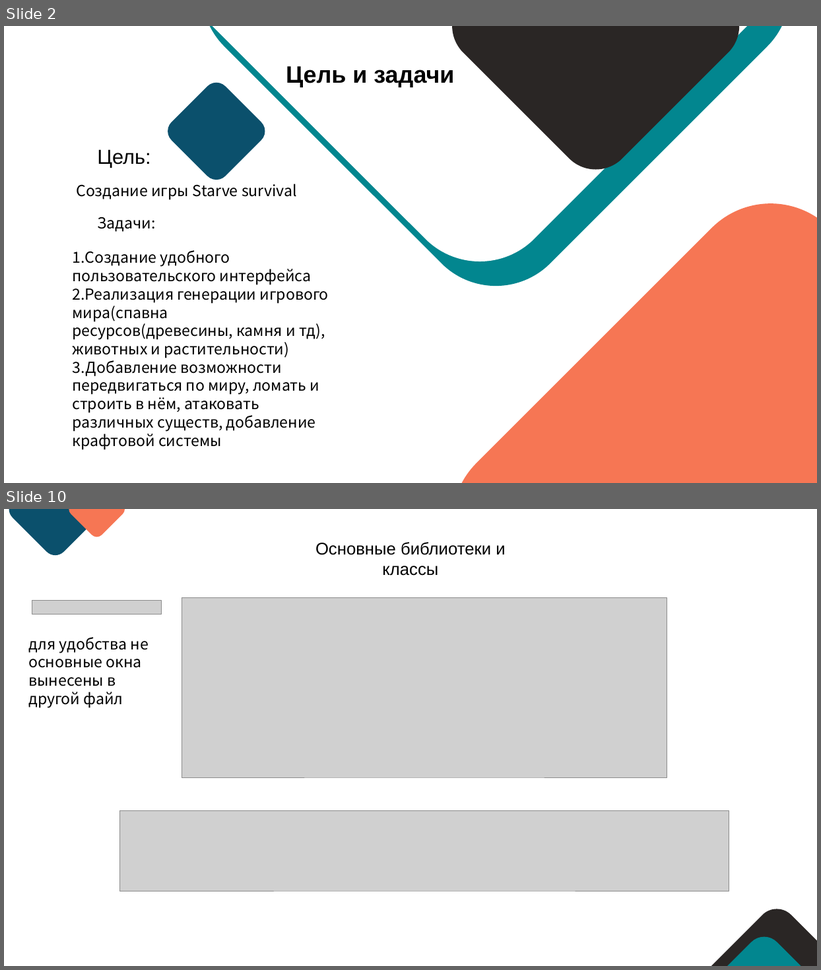
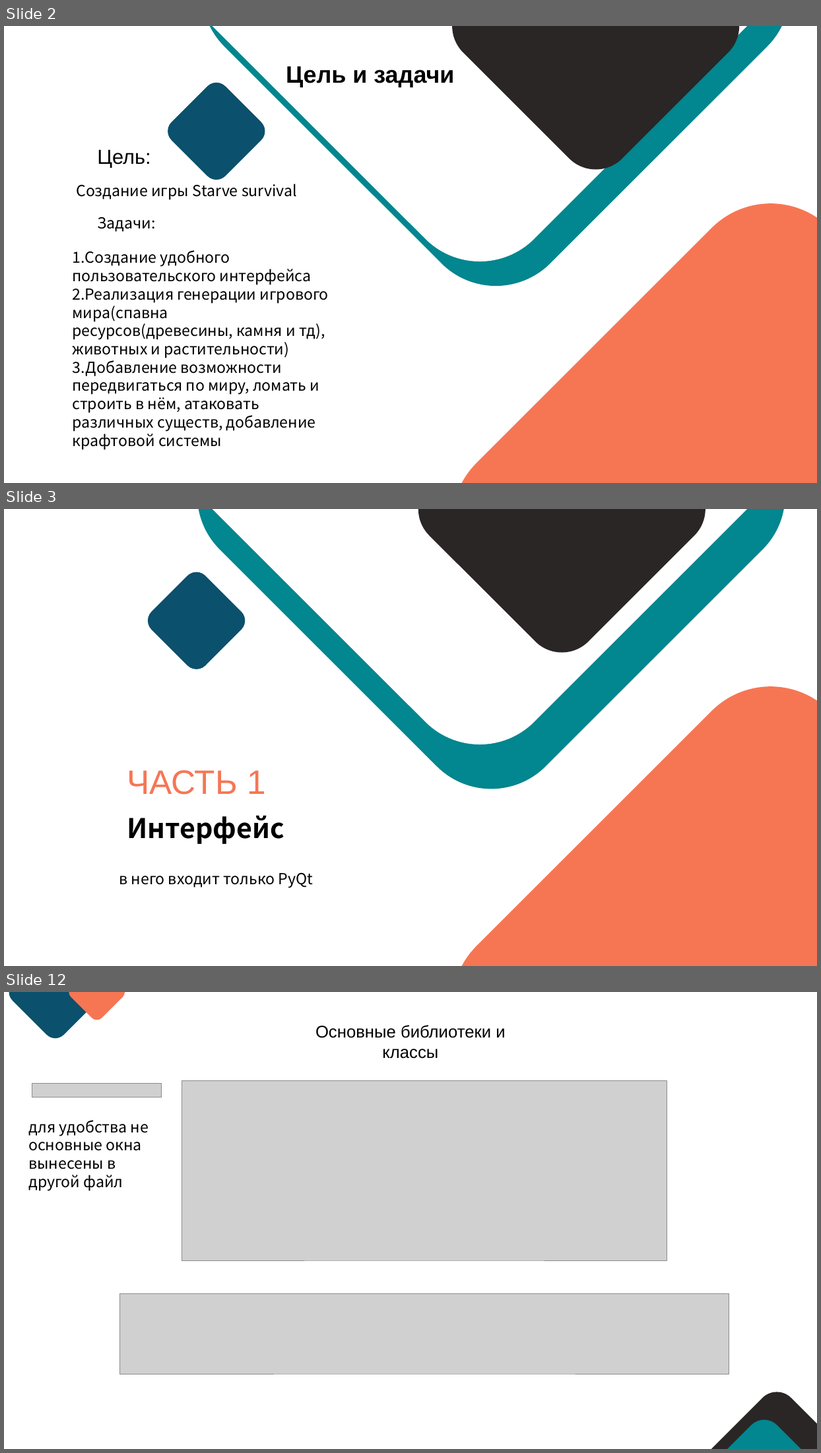
Before and after one commit to Listoker/starve_survival, a slide deck: проект starvesurvival.pptx. Shown one above the other, each under a label of ours: slides 2 and 10 before the commit, slides 2, 3 and 12 after it; the slides between them are not shown. The pictures are 821x970 and 821x1453 pixels, drawn with LibreOffice and Linux fonts; fonts in the diff are those of the drawing; grey boxes stand for pictures. Boxes give left, top, right and bottom in pixels: in the first picture for what was removed or moved away, otherwise in the second. Text is boxed around its words. In the diff, an @@ line names an element or a change of style, - is before the commit and + after.

```diff
--- a/проект starvesurvival.pptx
+++ b/проект starvesurvival.pptx
@@ slide 3 added at box(4, 509, 817, 966), background #FFFFFF @@
@@ rounded rectangle added at box(154, 509, 806, 776), fill #FFFFFF @@
@@ rounded rectangle added at box(165, 509, 817, 821), fill #02868F @@
@@ rounded rectangle added at box(403, 509, 721, 669), fill #2A2625 @@
@@ rounded rectangle added at box(143, 567, 250, 675), fill #0B506C @@
@@ rounded rectangle added at box(418, 652, 817, 966), fill #F67654 @@
@@ text added at box(127, 770, 266, 795), 40 pt, text #F67654 @@
+ЧАСТЬ 1
@@ text added at box(127, 815, 284, 844), 32 pt, text #000000, bold @@
+Интерфейс
@@ text added at box(120, 873, 313, 888), 18 pt, text #000000 @@
+в него входит только PyQt
@@ what was slide 10 is now slide 12 @@
```
Also in this commit, not shown: 7 slides changed, 3 other slides added, 3 slides removed, 2 other files.
